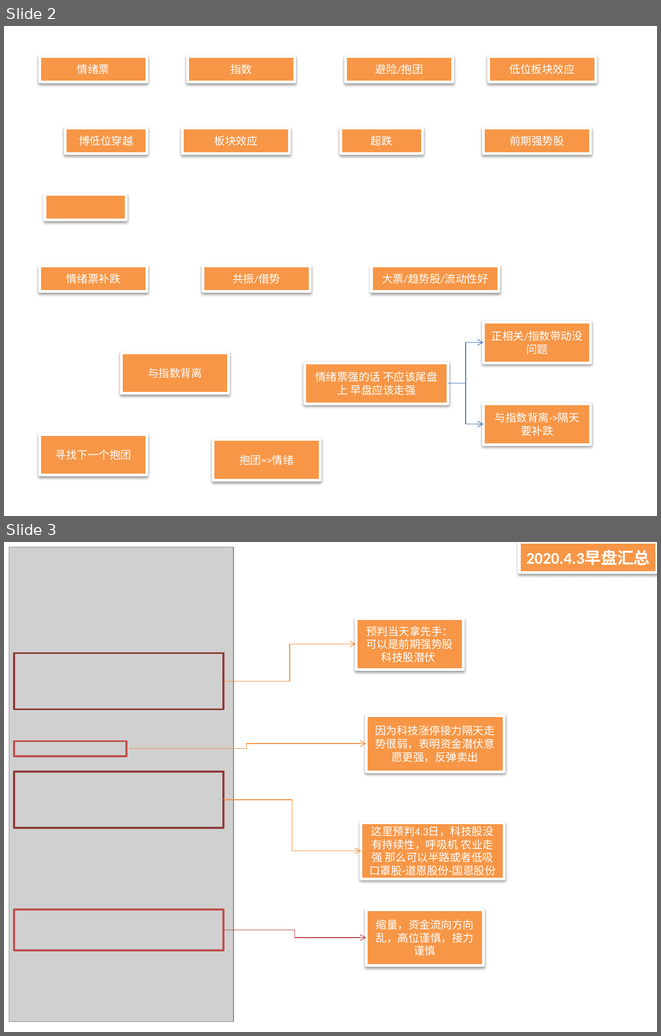
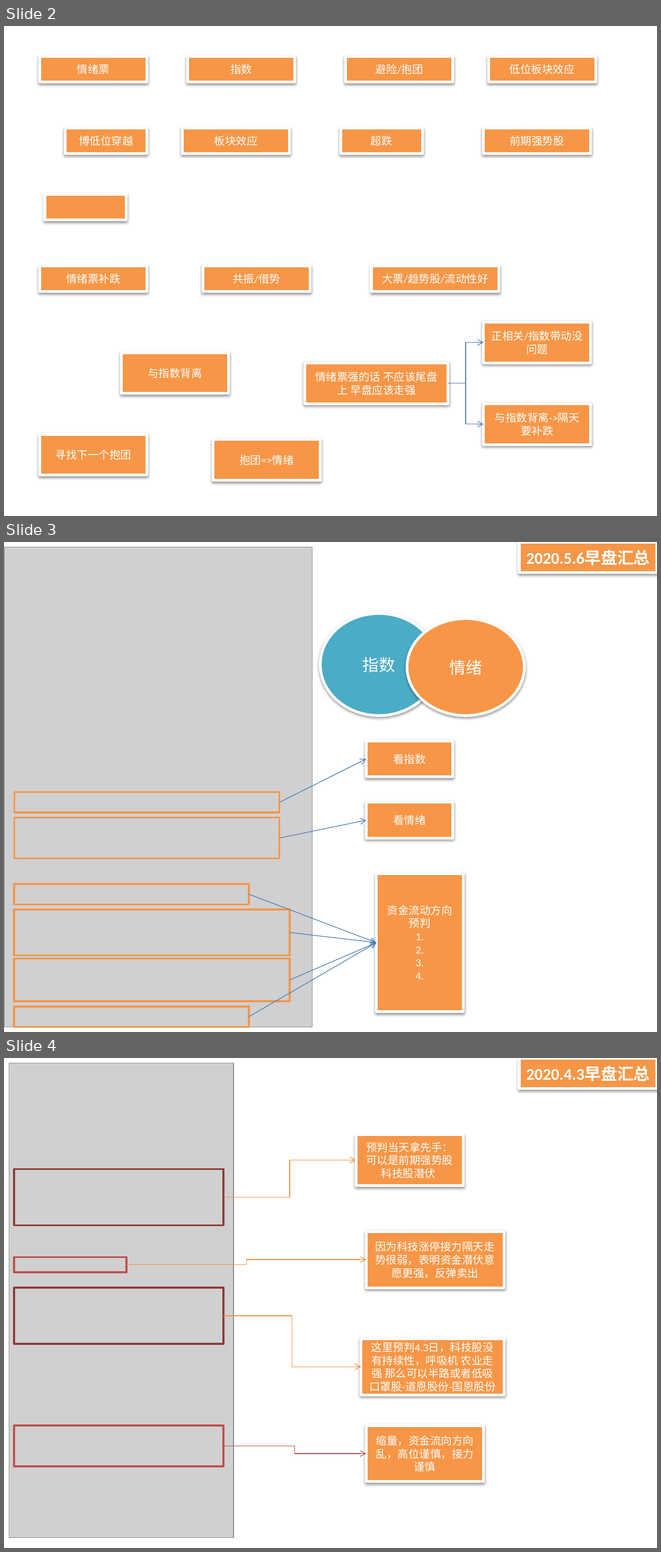
Before and after one commit to kweitan/myFinance, a slide deck: src/main/resources/static/xls/涅盘重生每日分析.pptx. Shown one above the other, each under a label of ours: slides 2 and 3 before the commit, slides 2, 3 and 4 after it. The pictures are 661x1036 and 661x1552 pixels, drawn with LibreOffice and Linux fonts; fonts in the diff are those of the drawing; grey boxes stand for pictures. Boxes give left, top, right and bottom in pixels: in the first picture for what was removed or moved away, otherwise in the second. Text is boxed around its words. In the diff, an @@ line names an element or a change of style, - is before the commit and + after.

```diff
--- a/src/main/resources/static/xls/涅盘重生每日分析.pptx
+++ b/src/main/resources/static/xls/涅盘重生每日分析.pptx
@@ slide 3 added at (4,542,657,1032), background #FFFFFF @@
@@ picture added at (4,547,312,1026) @@
@@ rectangle added at (519,542,657,573), fill #F79646, outline #FFFFFF 3 pt, 18 pt, text #FFFFFF, bold @@
+2020.5.6早盘汇总
@@ ellipse added at (320,613,438,715), fill #4BACC6, outline #FFFFFF 3 pt, 18 pt, text #FFFFFF @@
+指数
@@ ellipse added at (407,618,524,715), fill #F79646, outline #FFFFFF 3 pt, 18 pt, text #FFFFFF @@
+情绪
@@ rectangle added at (367,741,453,777), fill #F79646, outline #FFFFFF 3 pt, 12 pt, text #FFFFFF @@
+看指数
@@ arrow added from (280, 802) to (367, 759), #4B7EBC 0.75 pt @@
@@ rectangle added at (15,792,280,812), outline #F79646 2 pt @@
@@ rectangle added at (367,802,453,838), fill #F79646, outline #FFFFFF 3 pt, 12 pt, text #FFFFFF @@
+看情绪
@@ rectangle added at (15,818,280,859), outline #F79646 2 pt @@
@@ arrow added from (280, 838) to (367, 820), #4B7EBC 0.75 pt @@
@@ rectangle added at (376,874,463,1012), fill #F79646, outline #FFFFFF 3 pt, 12 pt, text #FFFFFF @@
+资金流动方向预判
+1.
+2.
+3.
+4.
@@ rectangle added at (15,883,249,904), outline #F79646 2 pt @@
@@ arrow added from (249, 894) to (376, 942), #4B7EBC 0.75 pt @@
@@ rectangle added at (15,910,290,955), outline #F79646 2 pt @@
@@ arrow added from (289, 933) to (376, 942), #4B7EBC 0.75 pt @@
@@ arrow added from (249, 1017) to (376, 942), #4B7EBC 0.75 pt @@
@@ arrow added from (289, 979) to (376, 942), #4B7EBC 0.75 pt @@
@@ rectangle added at (15,959,290,1002), outline #F79646 2 pt @@
@@ rectangle added at (15,1006,249,1026), outline #F79646 2 pt @@
@@ what was slide 3 is now slide 4 @@
```
Also in this commit, not shown: 9 other files.
